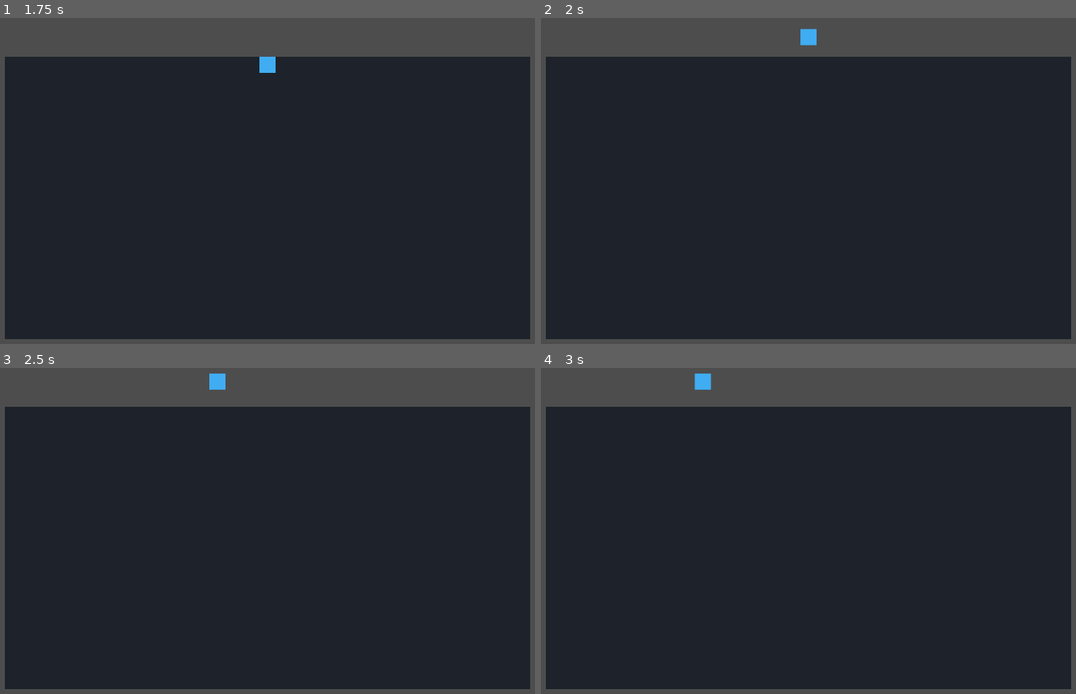
Above: before the commit, frames 1-4 (two rows, left to right).
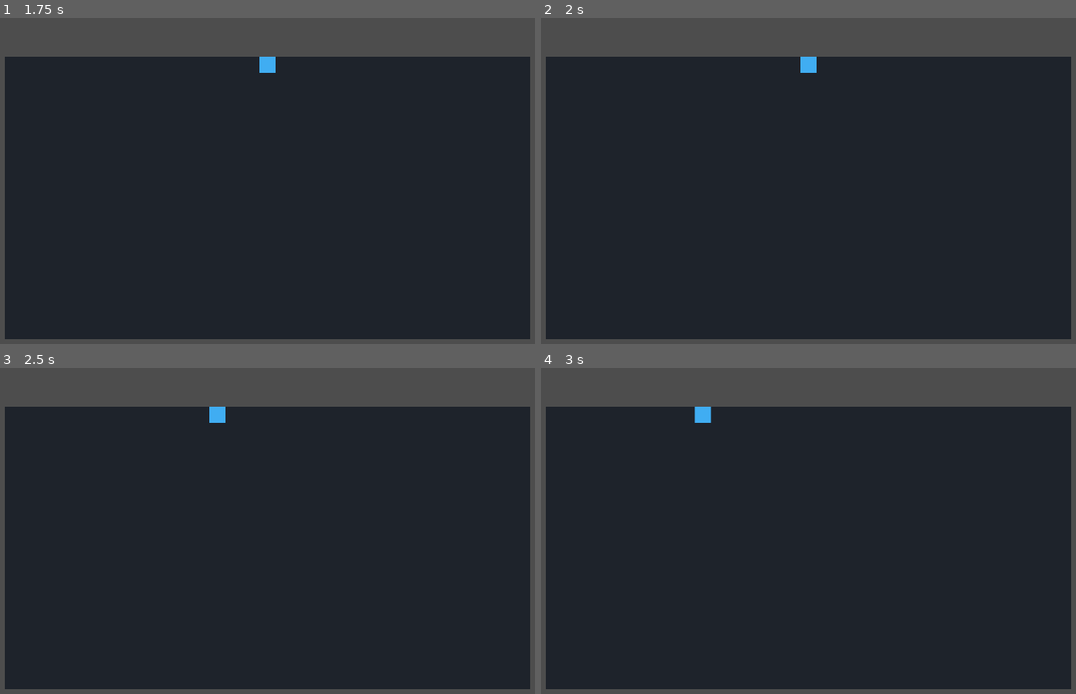
Above: after the commit, the same moments.

Repository: jeongiryang/3am-computer-science-mystery-room
Game: Godot game, scene res://scenes/main/Main.tscn
Two runs of this game, one before a commit and one after it. Both use one fixed random seed, a clock stepped at 60 frames per second and the inputs below.
Inputs:
- Up to frame 1 (1.75 s): tap Enter at 0.5 s; hold W (move_up) from 0.53 s (still down)
- Up to frame 2 (2 s): keep holding W (move_up)
- Up to frame 3 (2.5 s): release W (move_up) at 2.03 s; hold A (move_left) from 2.03 s (still down)
- Up to frame 4 (3 s): keep holding A (move_left)

Frame 1 is identical in both runs. In frame 2, 0.3% of the frame differs, in the area x 48-52%, y 3-17%; in frame 3, 0.3%; in frame 4, 0.3%, in the area x 28-32%, y 1-17%.

Commit message:
feat: 실습실 충돌 경계 추가

Diff:
--- a/scenes/rooms/LabRoom.tscn
+++ b/scenes/rooms/LabRoom.tscn
@@ -1,4 +1,10 @@
-[gd_scene format=3]
+[gd_scene load_steps=3 format=3]
+
+[sub_resource type="RectangleShape2D" id="RectangleShape2D_horizontal_wall"]
+size = Vector2(1040, 32)
+
+[sub_resource type="RectangleShape2D" id="RectangleShape2D_vertical_wall"]
+size = Vector2(32, 560)
 
 [node name="LabRoom" type="Node2D"]
 
@@ -6,3 +12,23 @@
 position = Vector2(640, 360)
 color = Color(0.12, 0.14, 0.17, 1)
 polygon = PackedVector2Array(-520, -280, 520, -280, 520, 280, -520, 280)
+
+[node name="Walls" type="StaticBody2D" parent="."]
+collision_layer = 1
+collision_mask = 1
+
+[node name="TopWall" type="CollisionShape2D" parent="Walls"]
+position = Vector2(640, 64)
+shape = SubResource("RectangleShape2D_horizontal_wall")
+
+[node name="BottomWall" type="CollisionShape2D" parent="Walls"]
+position = Vector2(640, 656)
+shape = SubResource("RectangleShape2D_horizontal_wall")
+
+[node name="LeftWall" type="CollisionShape2D" parent="Walls"]
+position = Vector2(104, 360)
+shape = SubResource("RectangleShape2D_vertical_wall")
+
+[node name="RightWall" type="CollisionShape2D" parent="Walls"]
+position = Vector2(1176, 360)
+shape = SubResource("RectangleShape2D_vertical_wall")
